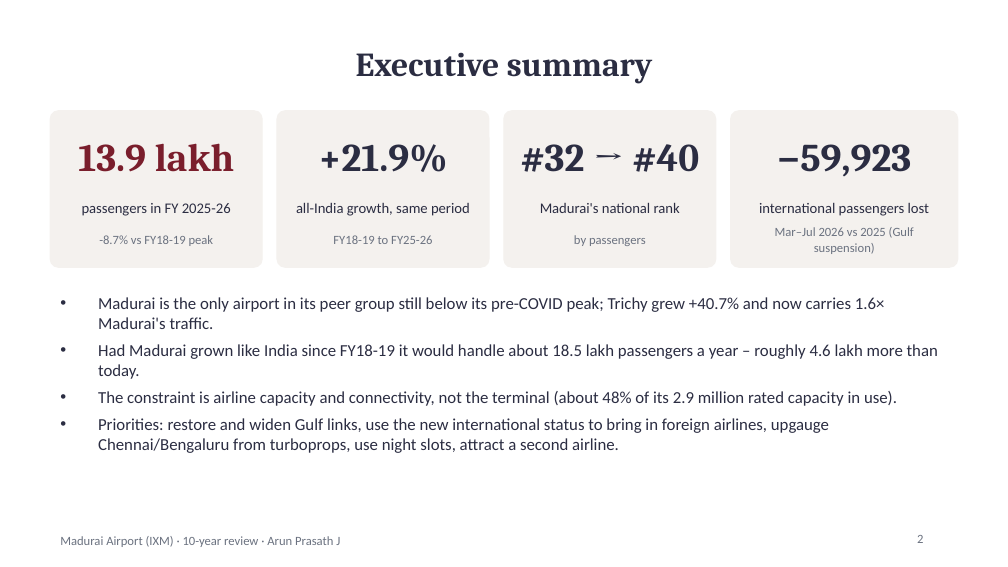
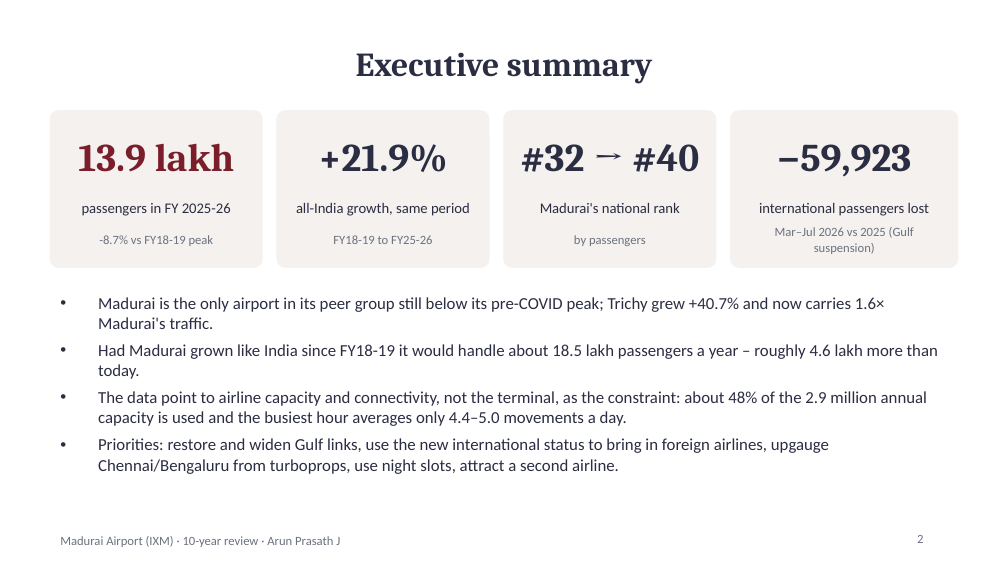
Before and after one commit to jarunprasath/madurai-airport-tracker, a slide deck: slide 2 of reports/IXM_10_year_review.pptx. Drawn at 1008x567 pixels with LibreOffice and Linux fonts; fonts in the diff are those of the drawing. Boxes give left, top, right and bottom in pixels: in the first picture for what was removed or moved away, otherwise in the second. Text is boxed around its words. In the diff, an @@ line names an element or a change of style, - is before the commit and + after.

```diff
--- a/reports/IXM_10_year_review.pptx
+++ b/reports/IXM_10_year_review.pptx
@@ text at [98, 391, 927, 426]: text changed @@
-• The constraint is airline capacity and connectivity, not the terminal (about 48% of its 2.9 million rated capacity in use).
+• The data point to airline capacity and connectivity, not the terminal, as the constraint: about 48% of the 2.9 million annual capacity is used and the busiest hour averages only 4.4–5.0 movements a day.
```
Also in this commit, not shown: 10 other slides changed, 3 other files.
